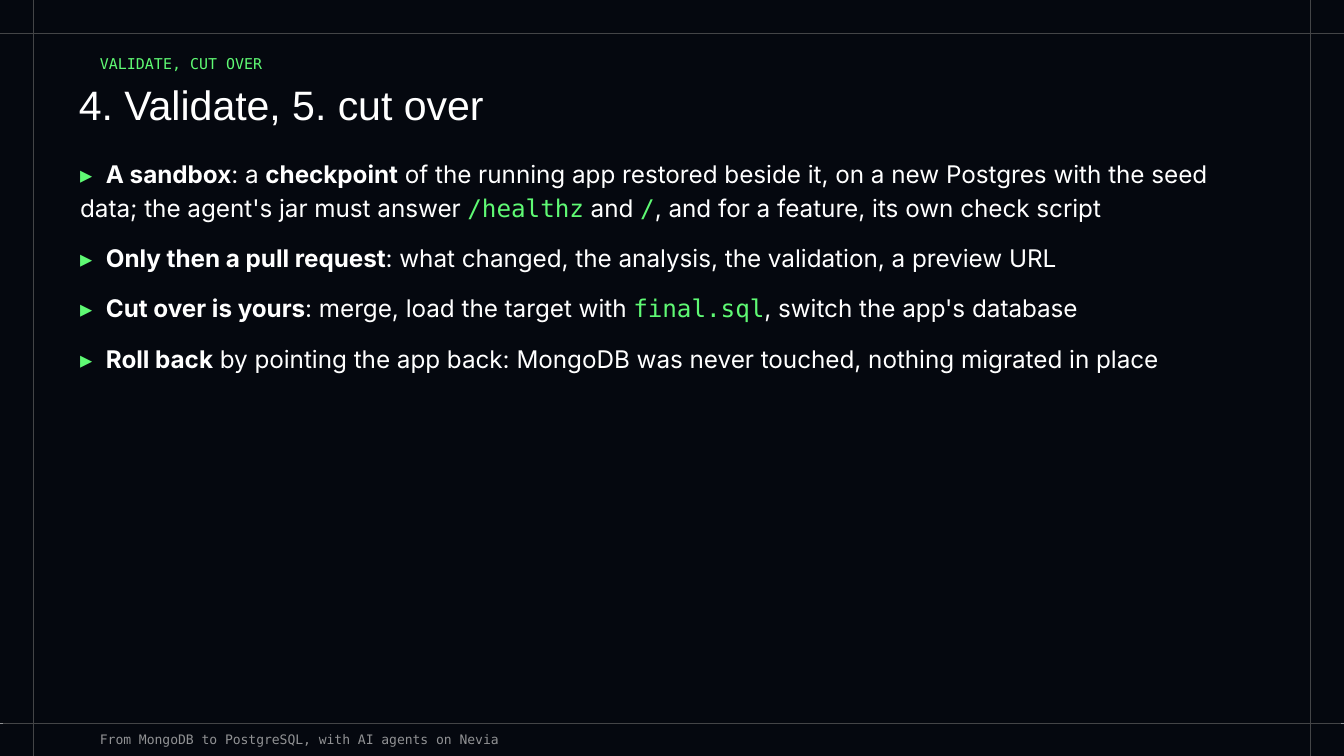
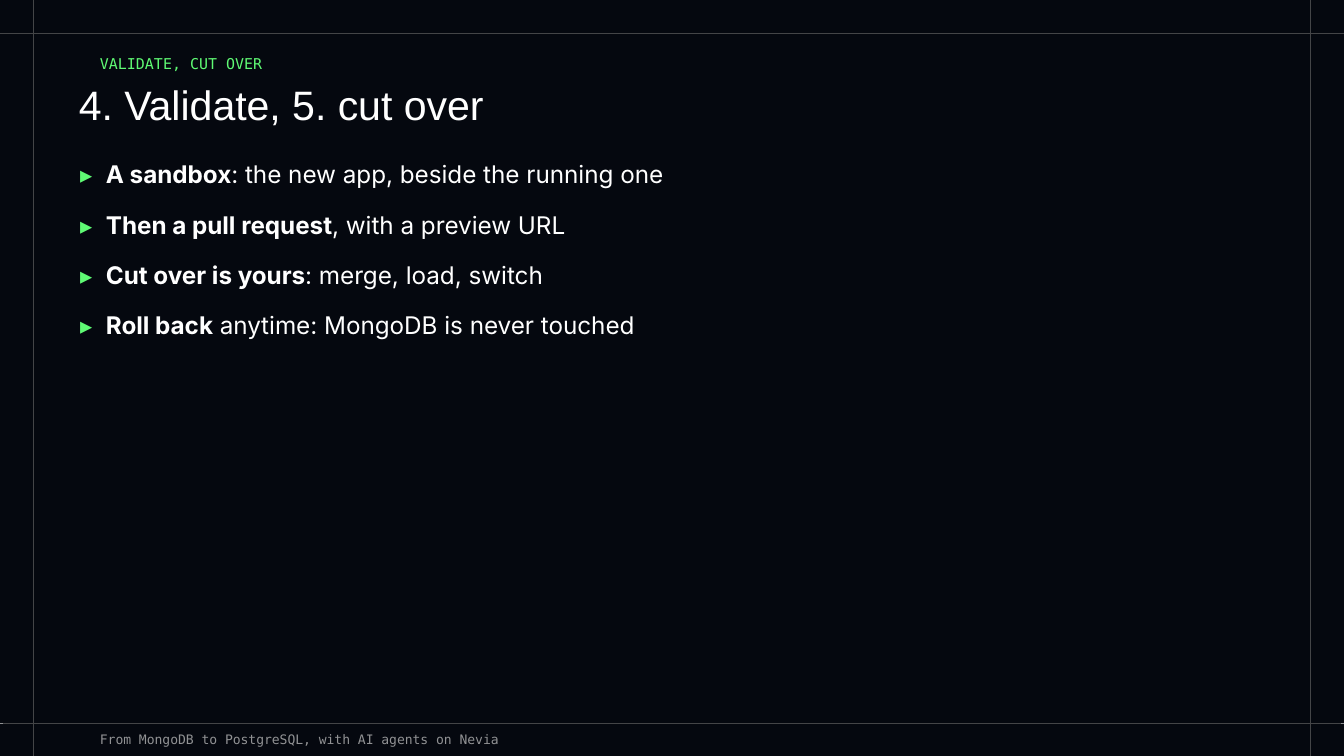
Before and after one commit to bertrandcedric/nevia-agent, a slide deck: slide 24 of docs/presentation.pptx (slide 10 before the commit). Drawn at 1344x756 pixels with LibreOffice and Linux fonts; fonts in the diff are those of the drawing. Boxes give left, top, right and bottom in pixels: in the first picture for what was removed or moved away, otherwise in the second. Text is boxed around its words. In the diff, an @@ line names an element or a change of style, - is before the commit and + after.

```diff
--- a/docs/presentation.pptx
+++ b/docs/presentation.pptx
@@ text at bbox=[106, 165, 663, 340]: text changed @@
-▸ A sandbox: a checkpoint of the running app restored beside it, on a new Postgres with the seed data; the agent's jar must answer /healthz and /, and for a feature, its own check script
-▸ Only then a pull request: what changed, the analysis, the validation, a preview URL
-▸ Cut over is yours: merge, load the target with final.sql, switch the app's database
-▸ Roll back by pointing the app back: MongoDB was never touched, nothing migrated in place
+▸ A sandbox: the new app, beside the running one
+▸ Then a pull request, with a preview URL
+▸ Cut over is yours: merge, load, switch
+▸ Roll back anytime: MongoDB is never touched
```
Also in this commit, not shown: 7 other slides changed, 16 slides added, 2 slides removed, 7 other files.
